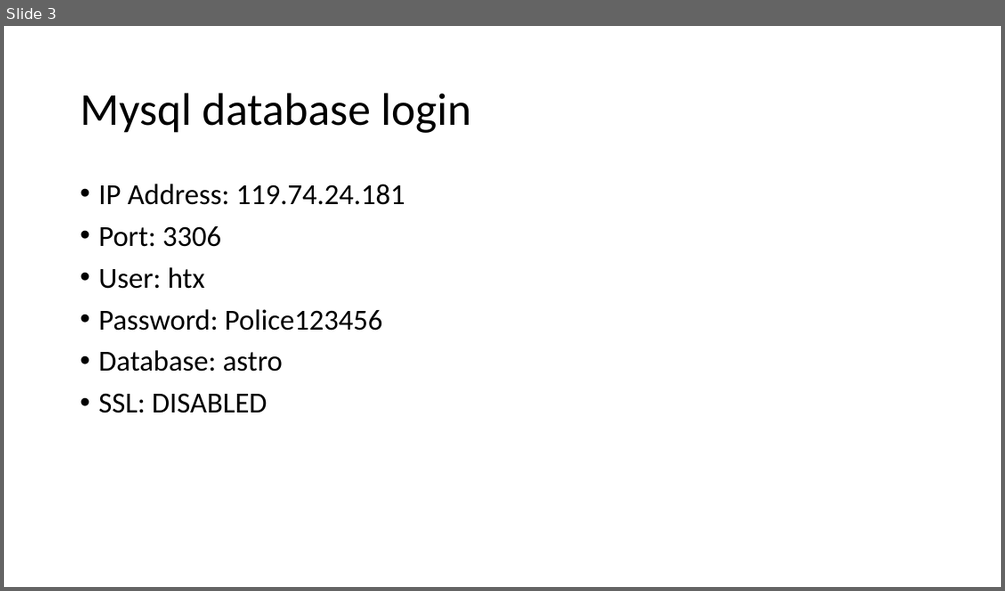
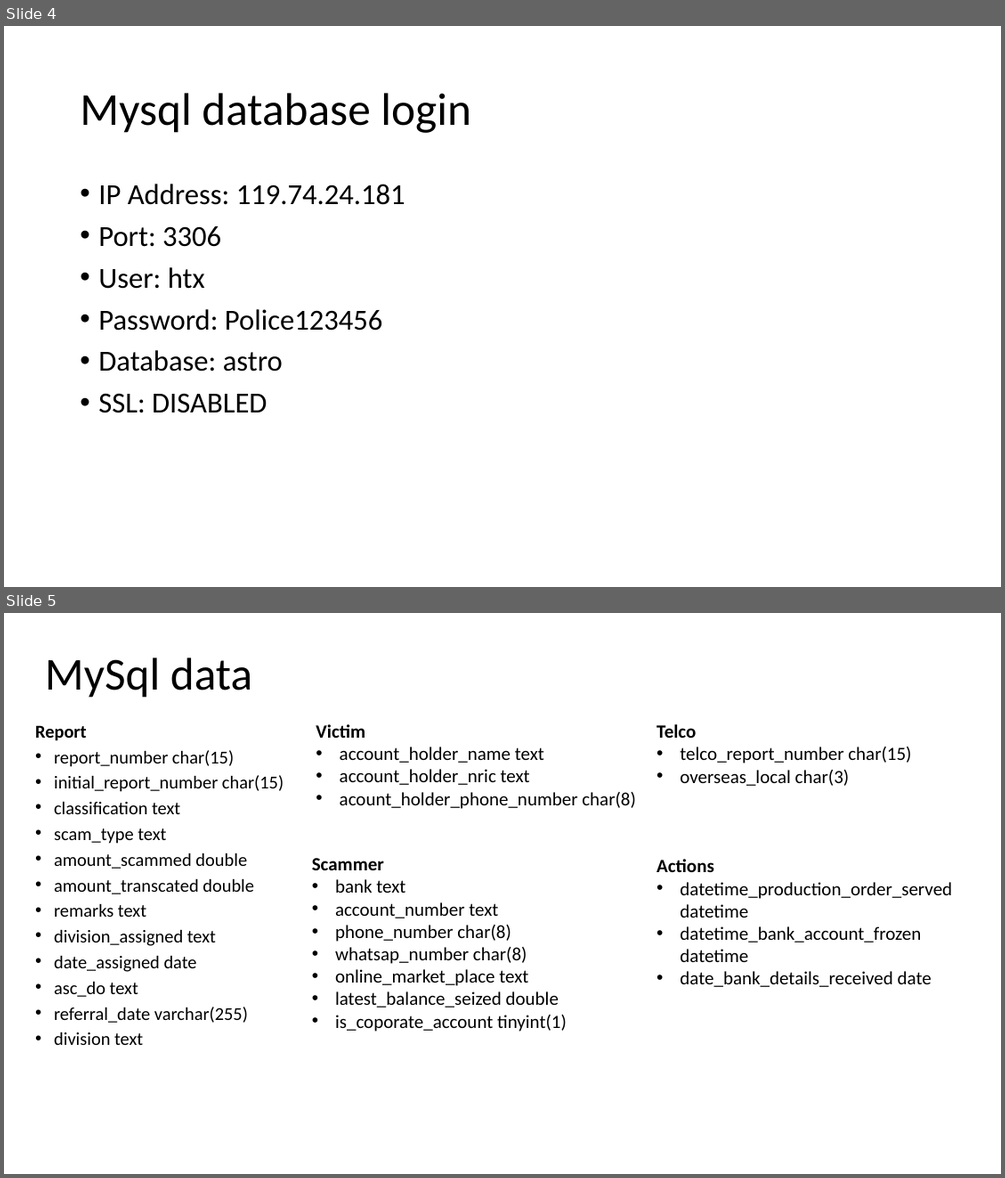
Before and after one commit to gengyudong/HTX-ASC-Dashboard, a slide deck: ASC dashboard.pptx. Shown one above the other, each under a label of ours: slide 3 before the commit, slides 4 and 5 after it. The pictures are 1005x591 and 1005x1178 pixels, drawn with LibreOffice and Linux fonts; fonts in the diff are those of the drawing. Boxes give left, top, right and bottom in pixels: in the first picture for what was removed or moved away, otherwise in the second. Text is boxed around its words. In the diff, an @@ line names an element or a change of style, - is before the commit and + after.

```diff
--- a/ASC dashboard.pptx
+++ b/ASC dashboard.pptx
@@ slide 5 added at (4, 613, 1001, 1174), background #FFFFFF @@
@@ title added at (45, 657, 252, 698), 44 pt, text #000000 @@
+MySql data
@@ text added at (35, 725, 283, 1045), 17.5 pt, text #000000 @@
+Report
+• report_number char(15)
+• initial_report_number char(15)
+• classification text
+• scam_type text
+• amount_scammed double
+• amount_transcated double
+• remarks text
+• division_assigned text
+• date_assigned date
+• asc_do text
+• referral_date varchar(255)
+• division text
@@ text added at (316, 724, 636, 809), 18 pt, text #000000 @@
+Victim
+• account_holder_name text
+• account_holder_nric text
+• acount_holder_phone_number char(8)
@@ text added at (656, 724, 952, 987), 18 pt, text #000000 @@
+Telco
+• telco_report_number char(15)
+• overseas_local char(3)
+Actions
+• datetime_production_order_served datetime
+• datetime_bank_account_frozen datetime
+• date_bank_details_received date
@@ text added at (312, 858, 566, 1031), 18 pt, text #000000 @@
+Scammer
+• bank text
+• account_number text
+• phone_number char(8)
+• whatsap_number char(8)
+• online_market_place text
+• latest_balance_seized double
+• is_coporate_account tinyint(1)
@@ what was slide 3 is now slide 4 @@
```
Also in this commit, not shown: 2 other slides added, 6 other files.
